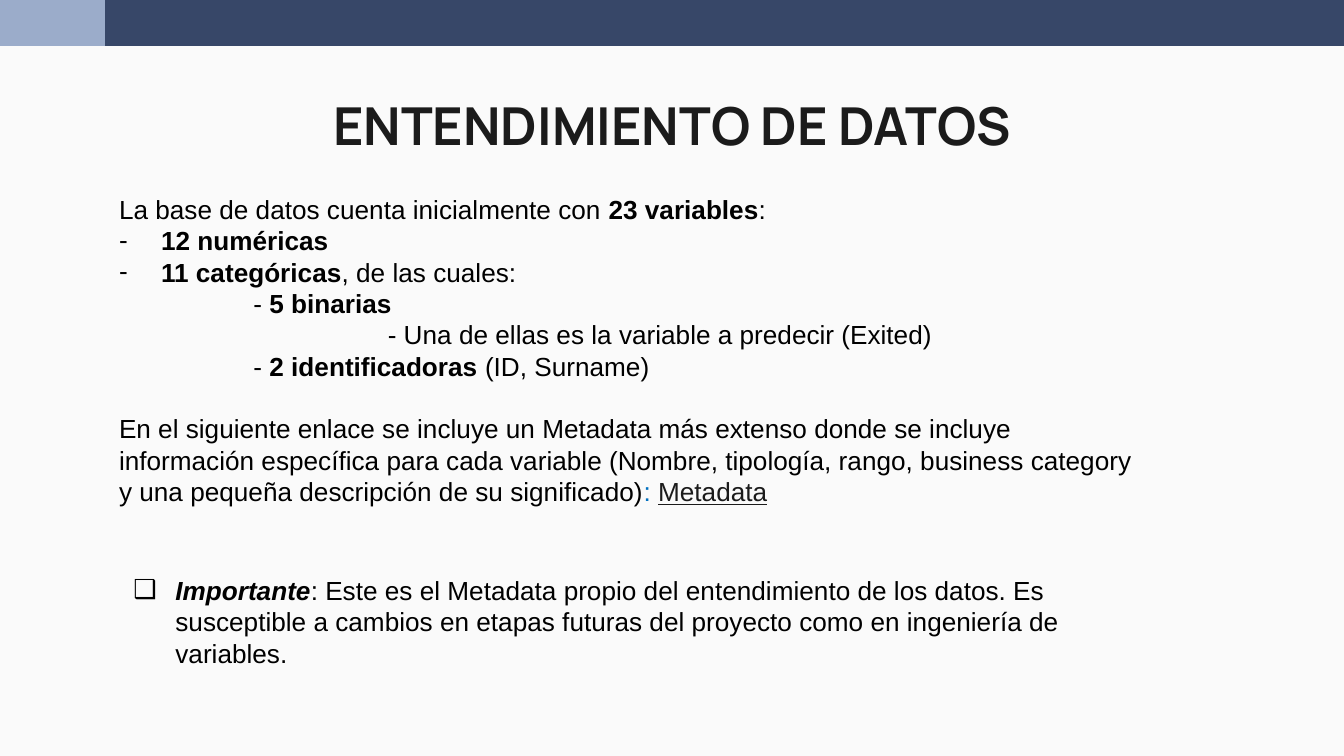
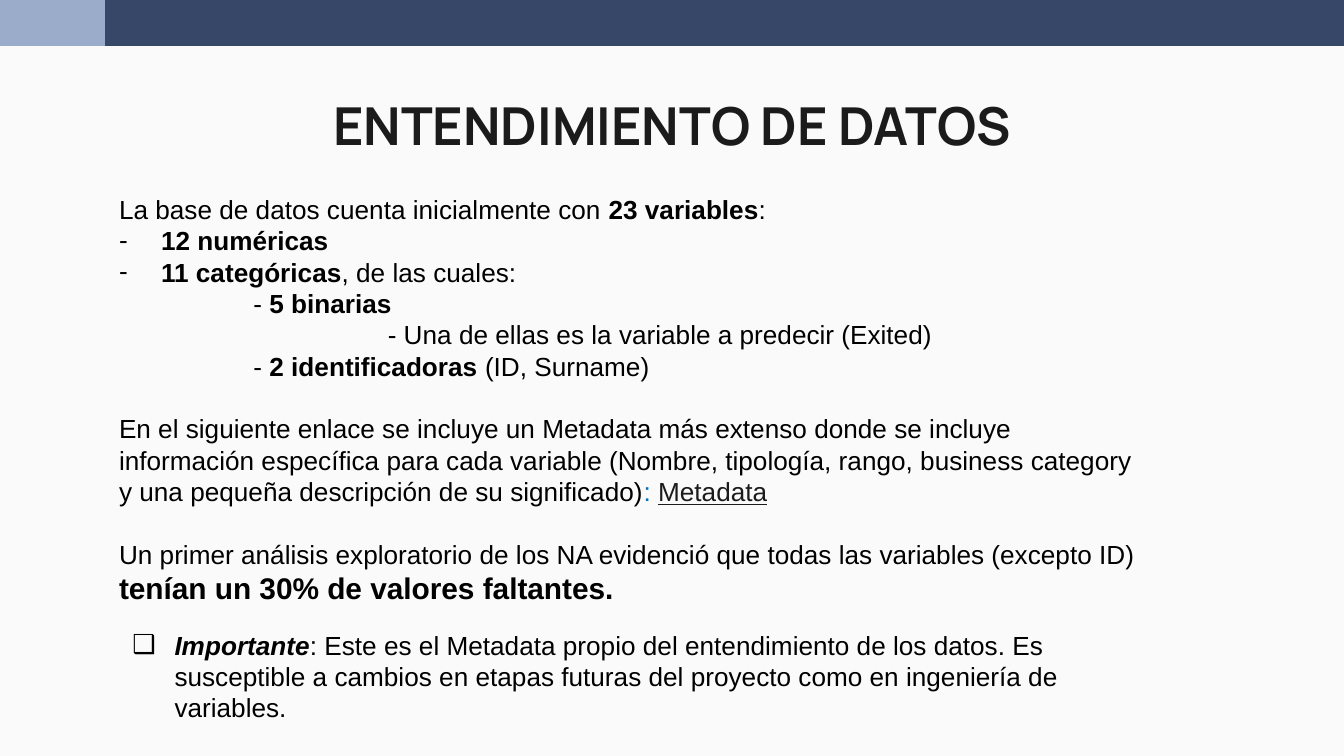
Before and after one commit to wen2111/Mineria, a slide deck: slide 3 of Entrega_1/00 - REPORTE/REPORTE.pptx. Drawn at 1344x756 pixels with LibreOffice and Linux fonts; fonts in the diff are those of the drawing. Boxes give left, top, right and bottom in pixels: in the first picture for what was removed or moved away, otherwise in the second. Text is boxed around its words. In the diff, an @@ line names an element or a change of style, - is before the commit and + after.

```diff
--- a/Entrega_1/00 - REPORTE/REPORTE.pptx
+++ b/Entrega_1/00 - REPORTE/REPORTE.pptx
@@ text at [119,544,1134,600]: paragraph added @@
+  Un primer análisis exploratorio de los NA evidenció que todas las variables (excepto ID) tenían un 30% de valores faltantes.
@@ text "Importante: Este es el Metadata ...": place and size @@
-text "Importante: Este es el Metadata ..." at [175,581,1058,664]
+text "Importante: Este es el Metadata ..." at [175,636,1057,718]
```
Also in this commit, not shown: 9 other slides changed, 1 slide added, 2 slides removed, 4 other files.
